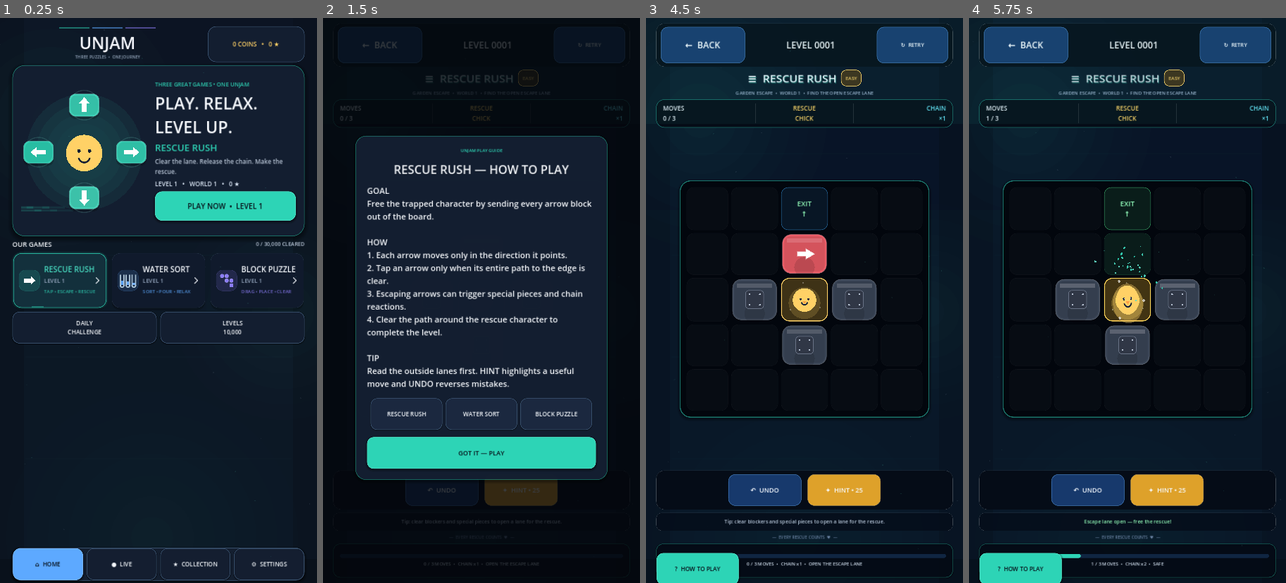
Above: before the commit, frames 1-4 (left to right).
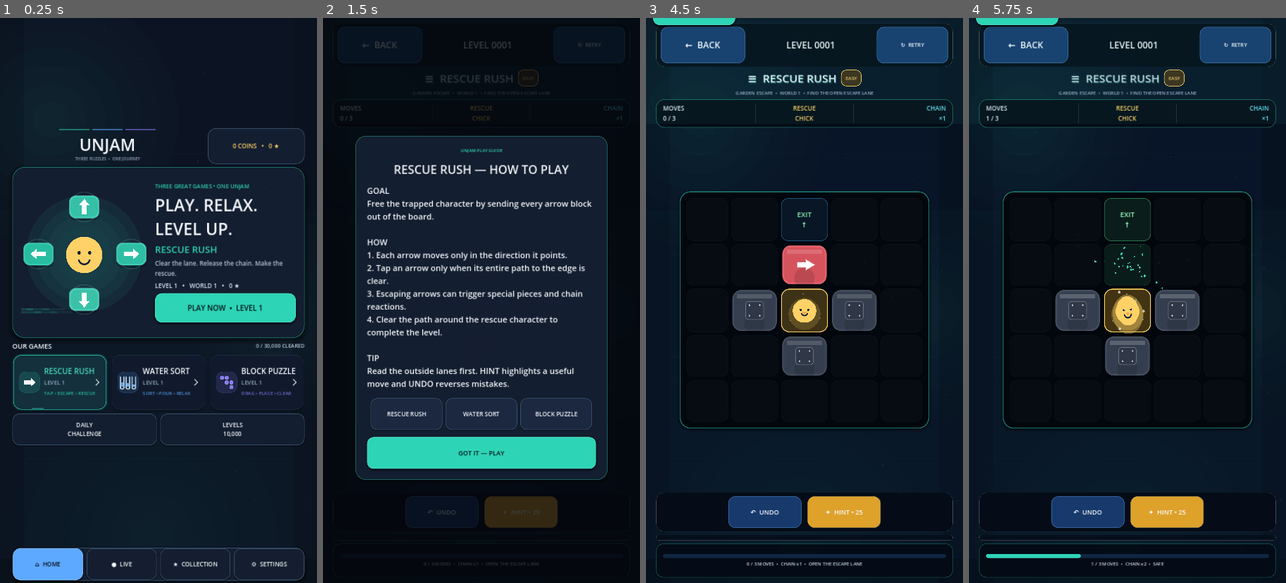
Above: after the commit, the same moments.

Repository: eghosa001/unjam
Game: Godot game, scene res://scenes/Main.tscn
The game is run twice, just before and just after one commit, with the same random seed, the same clock (stepped at 60 frames per second) and the same inputs.
Inputs (mouse positions are in pixels of both pictures, inside the frame that each line leads up to; where the layout moved, square brackets give the same spot in the first picture):
- Up to frame 1 (0.25 s): no input
- Up to frame 2 (1.5 s): click "PLAY NOW • LEVEL 1" at 0.5 s; click "1 EASY" at 1.25 s
- Up to frame 3 (4.5 s): click "↻ RETRY" at 2 s; click "↻ RETRY" at 2.75 s; click "↻ RETRY" at 3.5 s; click "GOT IT — PLAY" at 4.25 s
- Up to frame 4 (5.75 s): click (1127, 266) [1127, 255] at 5 s

The runs differ from the first frame. In frame 1, 20% of the frame differs, in the area x 3-97%, y 1-76%; in frame 2, 1.7%; in frame 3, 12%; in frame 4, 11%.

Commit message:
fix: finish game-first home settings and gameplay chrome

Diff:
--- a/scripts/ui/game_first_polish.gd
+++ b/scripts/ui/game_first_polish.gd
@@ -5,7 +5,6 @@
 
 var last_surface := ""
 var last_home_root := 0
-var last_settings_root := 0
 
 func _ready() -> void:
 	process_mode = Node.PROCESS_MODE_ALWAYS
@@ -18,11 +17,13 @@
 	if surface != last_surface:
 		last_surface = surface
 		last_home_root = 0
-		last_settings_root = 0
+	_patch_global_help(main, surface)
 	if surface == "home":
 		_patch_home(main)
 	elif surface == "settings":
 		_patch_settings(main)
+	elif surface == "game":
+		_patch_game_surface(main)
 
 func _patch_home(main: Node) -> void:
 	var home := main.get_node_or_null("PremiumHome") as Control
@@ -36,6 +37,7 @@
 	if root.get_instance_id() == last_home_root:
 		return
 	last_home_root = root.get_instance_id()
+	root.alignment = BoxContainer.ALIGNMENT_CENTER
 	root.add_theme_constant_override("separation", 10)
 	var journey := root.get_node_or_null("JourneyFill")
 	if journey != null:
@@ -71,20 +73,54 @@
 	var content := content_value as Control
 	if content == null or not content.visible:
 		return
-	if content.get_instance_id() == last_settings_root:
-		return
-	last_settings_root = content.get_instance_id()
+	# Settings rebuilds its children after toggles, so this intentionally reapplies.
+	var middle_fill := content.get_node_or_null("PremiumMiddleFill") as Control
+	if middle_fill != null:
+		middle_fill.visible = false
+		middle_fill.custom_minimum_size = Vector2.ZERO
 	for node in _descendants(content):
 		if node is Button:
 			var button := node as Button
 			var text := button.text.to_upper()
 			if text.contains("SOUND") or text.contains("HAPTICS") or text.contains("MUSIC") or text.contains("APPEARANCE"):
 				button.custom_minimum_size = Vector2(560, 92)
-		elif node is Label:
+		elif node is PanelContainer and _contains_label(node, "PLAY HISTORY"):
+			var panel := node as PanelContainer
+			panel.visible = false
+			panel.custom_minimum_size = Vector2.ZERO
+
+func _patch_global_help(main: Node, surface: String) -> void:
+	var shell := main.get_node_or_null("UXShell")
+	if shell == null:
+		return
+	var value = shell.get("help_button")
+	if value == null or not is_instance_valid(value):
+		return
+	var help := value as Button
+	if help == null:
+		return
+	if surface == "game":
+		help.text = "?"
+		help.custom_minimum_size = Vector2(64, 64)
+		help.position = Vector2(24, -84)
+
+func _patch_game_surface(main: Node) -> void:
+	var game_value = main.get("active_game")
+	if game_value == null or not is_instance_valid(game_value):
+		return
+	var game := game_value as Control
+	if game == null:
+		return
+	var selected := String(main.get("selected_game_id")) if main.get("selected_game_id") != null else ""
+	if selected != "rescue_rush":
+		return
+	for node in _descendants(game):
+		if node is Label:
 			var label := node as Label
-			if label.text.contains("Hints") or label.text.contains("Prestige"):
-				label.text = "YOUR PROGRESS LIVES ON THE HOME AND COLLECTION SCREENS"
-				label.add_theme_font_size_override("font_size", 16)
+			var text := label.text.to_upper()
+			if text.begins_with("TIP:") or text.contains("EVERY RESCUE COUNTS"):
+				label.visible = false
+				label.custom_minimum_size = Vector2.ZERO
 
 func _home_root(home: Control) -> VBoxContainer:
 	for child in home.get_children():
@@ -94,6 +130,14 @@
 				return candidate as VBoxContainer
 	return null
 
+func _contains_label(root: Node, needle: String) -> bool:
+	if root is Label and (root as Label).text.to_upper().contains(needle):
+		return true
+	for child in root.get_children():
+		if _contains_label(child, needle):
+			return true
+	return false
+
 func _descendants(root: Node) -> Array[Node]:
 	var result: Array[Node] = []
 	for child in root.get_children():
